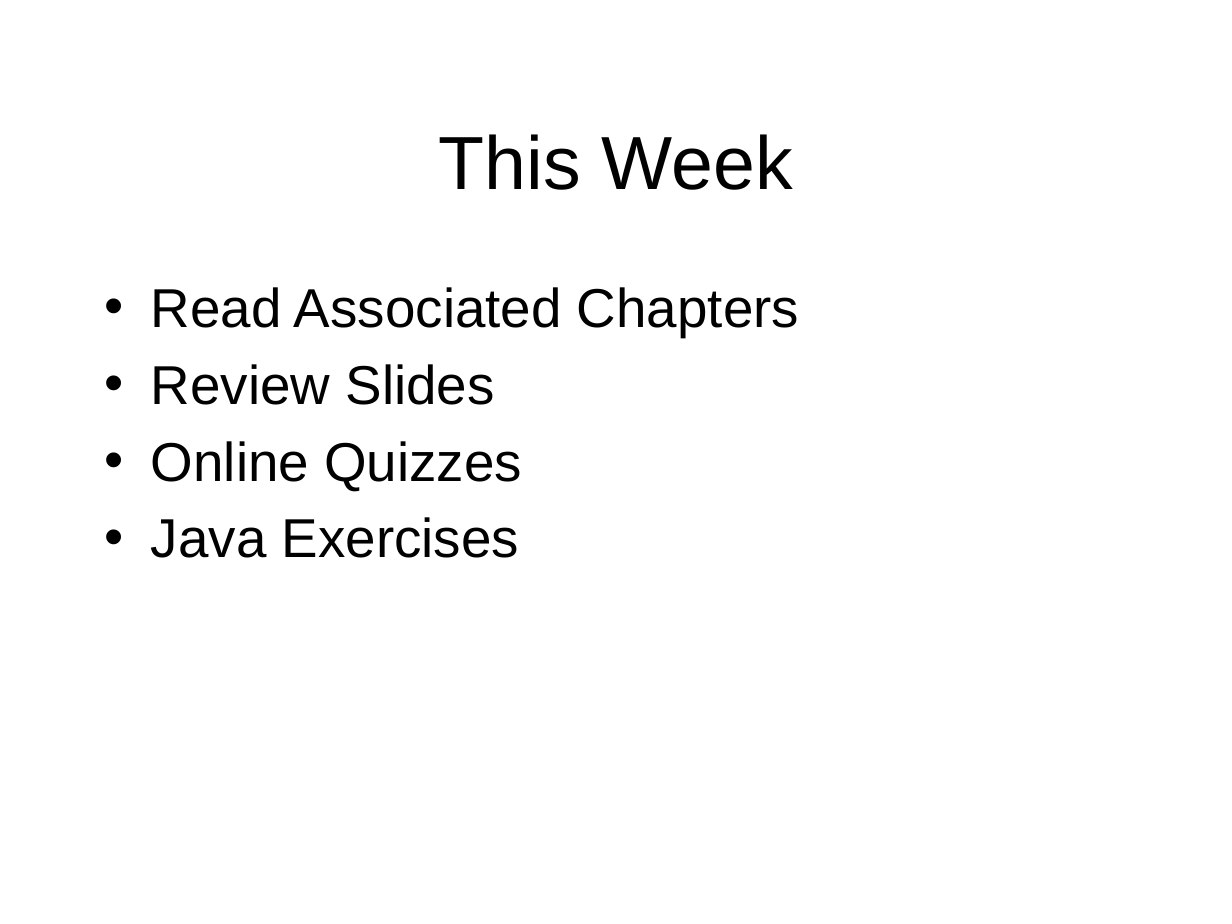
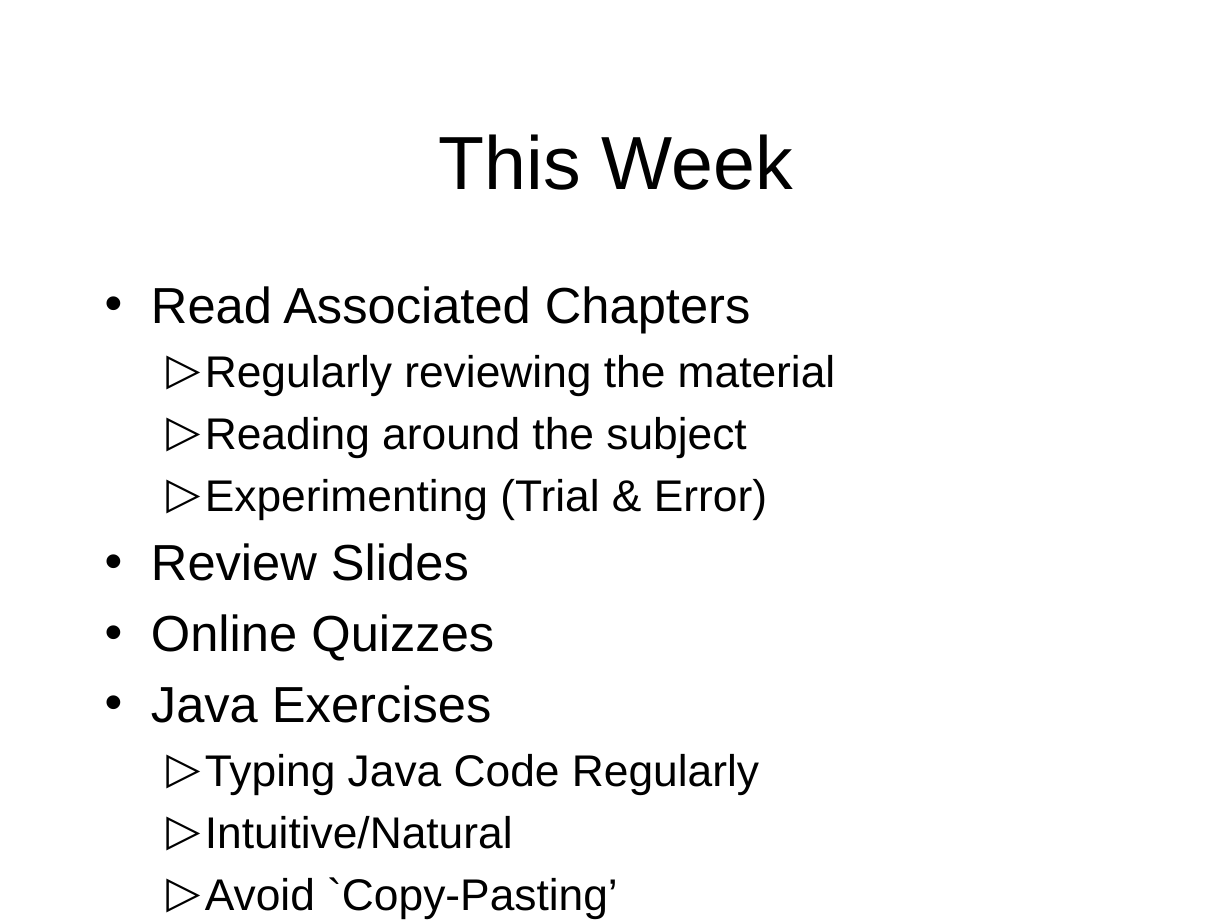
Before and after one commit to octaviordz/zjnu2017.github.io, a slide deck: slide 38 of OOP/lectures/070--GUI.Basics.pptx (slide 31 before the commit). Drawn at 1232x924 pixels with LibreOffice and Linux fonts; fonts in the diff are those of the drawing. Boxes give left, top, right and bottom in pixels: in the first picture for what was removed or moved away, otherwise in the second. Text is boxed around its words. In the diff, an @@ line names an element or a change of style, - is before the commit and + after.

Commit message:
GUI Lecture.

```diff
--- a/OOP/lectures/070--GUI.Basics.pptx
+++ b/OOP/lectures/070--GUI.Basics.pptx
@@ text at (151, 286, 750, 723): size 32 to 29.6 pt in "Read Associated Chapters", "Review Slides", "Online Quizzes", "Java Exercises" @@
@@ text at (205, 355, 836, 519): paragraphs added @@
+  ▷ Regularly reviewing the material
+  ▷ Reading around the subject
+  ▷ Experimenting (Trial & Error)
@@ text at (205, 754, 759, 918): paragraphs added @@
+  ▷ Typing Java Code Regularly
+  ▷ Intuitive/Natural
+  ▷ Avoid `Copy-Pasting’
```
Also in this commit, not shown: 1 other slide changed, 7 slides added.
